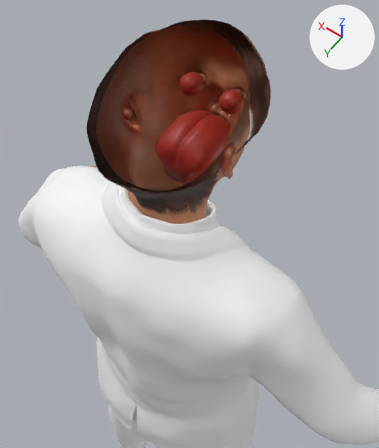
The glTF model public/3d/cast/_lib/doctor-male-old.glb as it was, and as the next commit left it.
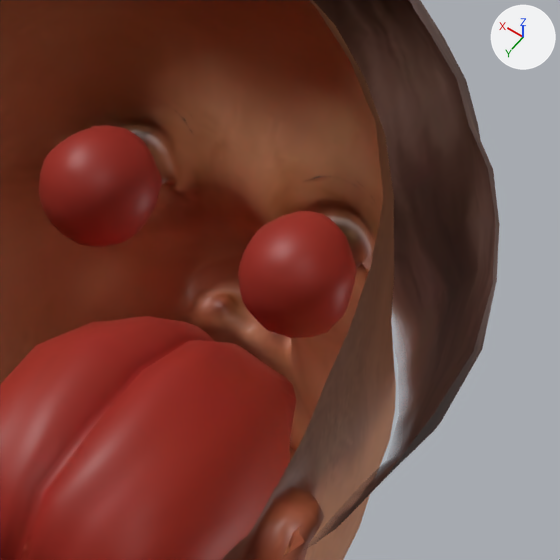
There are two pictures of each version: one from a camera (50 mm lens) standing at (-0.283, 0.327, 1.914) and looking at (-0.051, 0.003, 1.404), one close up on the part from 45% to 75% of the width and 11% to 35% of the height. Every picture has the same lights, and +X, +Y and +Z are marked at upper right. The last two pictures show the newer version. Everything nearer to the camera than a plane just in front of the edit is cut away. Where no turn or scale is listed for an object, it has been applied to the vertices.

In view in the first close-up: 'Human.short03', 'base'.
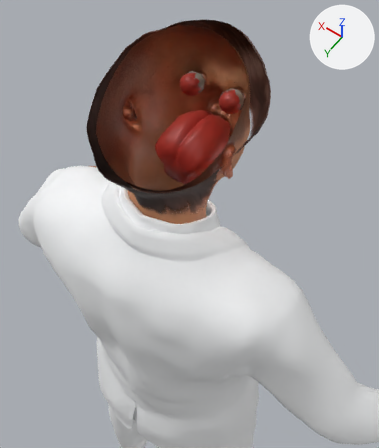
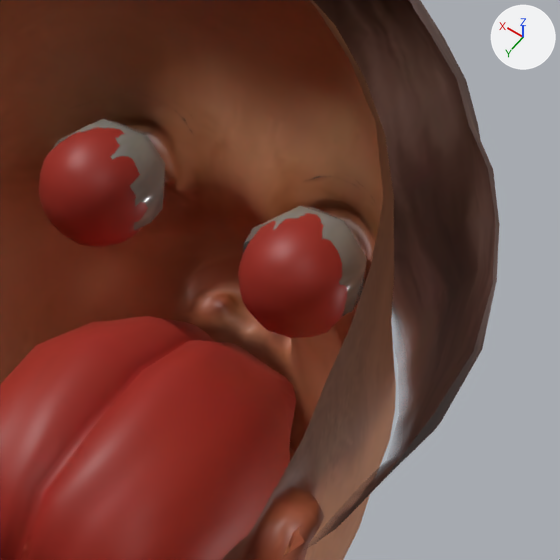
Scene script edits in JSON lines:
```json
{"op": "add", "block": "img_brown_eye", "code": ["img_brown_eye = load_image('brown_eye', '_unpacked/brown_eye', 256, 256, 'sRGB')"]}
{"op": "add", "block": "mat_doctor_male_old_eyes", "code": ["mat_doctor_male_old_eyes = principled_material('doctor-male-old_eyes')", "mat_doctor_male_old_eyes.texture = img_brown_eye", "mat_doctor_male_old_eyes.roughness = 0.12"]}
{"op": "add", "block": "me_low_poly", "code": ["me_low_poly = bpy.data.meshes.new('low-poly')", "me_low_poly.from_pydata(...)  # 96 vertices, 172 faces; spans x -0.0437..0.0437, y -0.1315..-0.1097, z 1.4915..1.5187", "me_low_poly.materials.append(mat_doctor_male_old_eyes)  # picture img_brown_eye"]}
{"op": "add", "block": "ob_human_low_poly", "code": ["ob_human_low_poly = bpy.data.objects.new('Human.low-poly', me_low_poly)", "ob_human_low_poly.location = (0.0, 0.0, 0.0)"]}
```

Boxes (x1, y1, x2, y2) around the edits, measured in the close-ups (560 x 560 px):
```json
{"object": "Human.low-poly", "change": "added", "after": [51, 119, 367, 317]}
```
